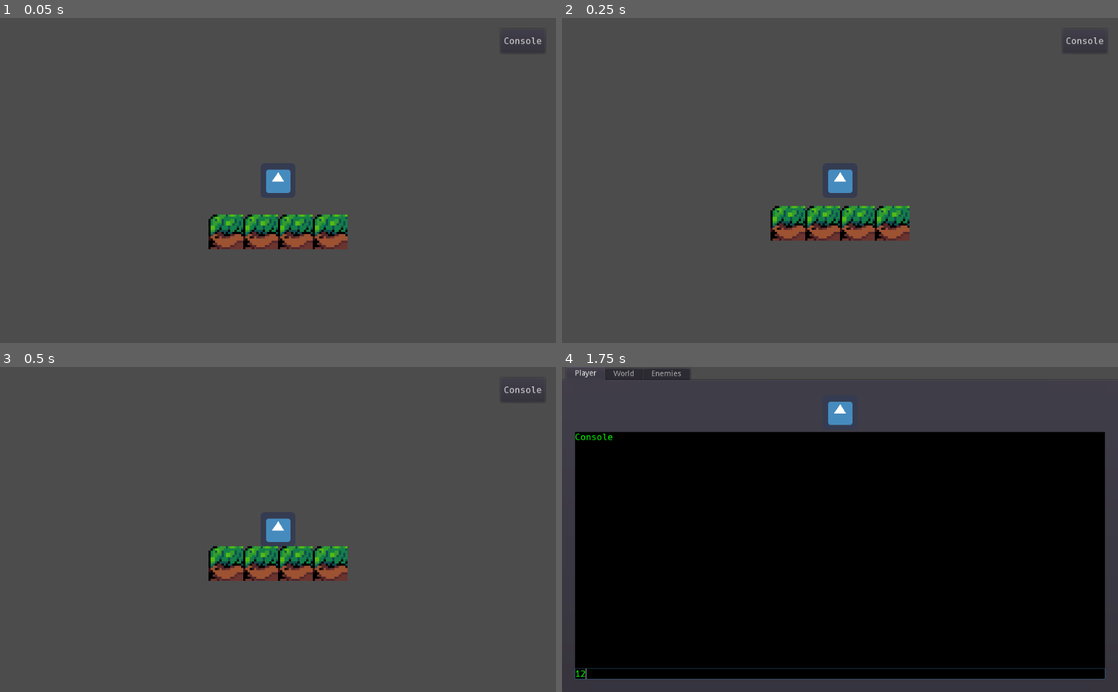
Above: before the commit, frames 1-4 (two rows, left to right).
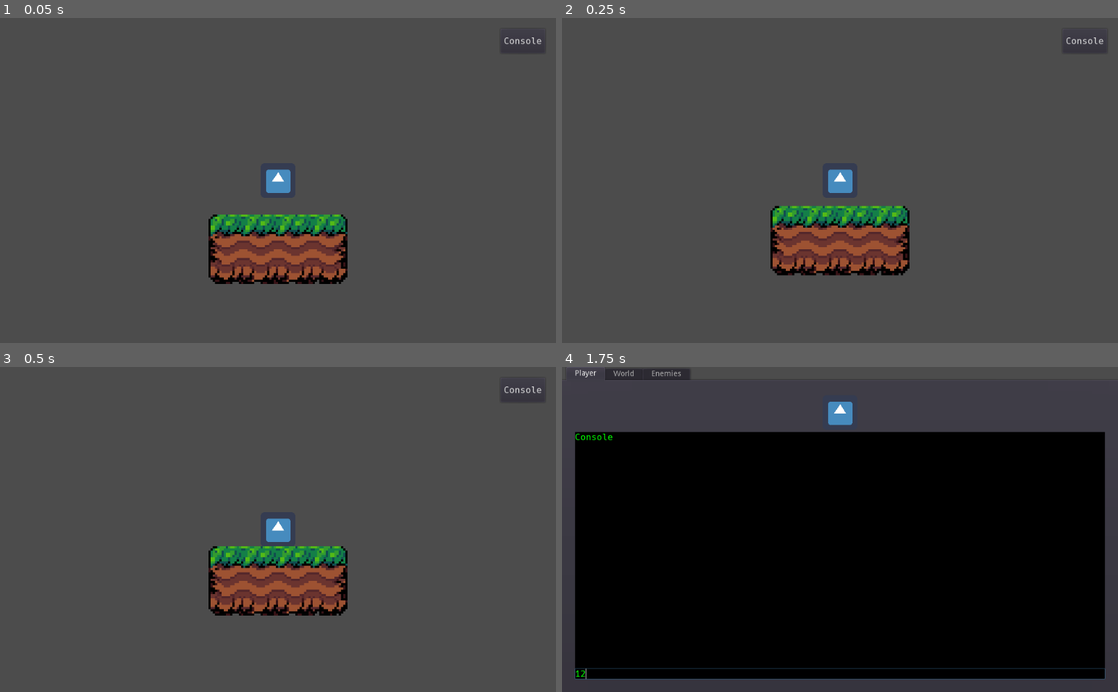
Above: after the commit, the same moments.

Repository: Tri-C-Games/CCC-Jam
Game: Godot game, scene res://World/Tutorial/Tutorial.tscn
Two runs of this game, one before a commit and one after it. Both use one fixed random seed, a clock stepped at 60 frames per second and the inputs below. The engine's default icon, where the game draws it, is replaced by a stand-in: a white triangle on a blue panel in a dark square.
Inputs (mouse positions are in pixels of both pictures, inside the frame that each line leads up to):
- Up to frame 1 (0.05 s): no input
- Up to frame 2 (0.25 s): no input
- Up to frame 3 (0.5 s): no input
- Up to frame 4 (1.75 s): click "Console" at 0.5 s; click (840, 672) at 1.27 s; type "12" at 1.35 s

The runs differ from the first frame. In frame 1, 3.0% of the frame differs, in the area x 37-63%, y 60-82%; in frame 2, 3.0%, in the area x 37-63%, y 57-80%; in frame 3, 3.0%; in frame 4, nothing differs.

Commit message:
Removed other tile sheets + Fixed tile map + Fixed controls

Diff:
--- a/UI/HUD/HUD.gd
+++ b/UI/HUD/HUD.gd
@@ -1,4 +1,5 @@
 extends CanvasLayer
 
 func open_console():
-	get_tree().change_scene("res://UI/Hacking/Hacking GUI.tscn")
+	if get_tree().change_scene("res://UI/Hacking/Hacking GUI.tscn") != OK:
+		print_debug("An error occured while attempting to open the console.")
--- a/World/Tutorial/Tutorial.tscn
+++ b/World/Tutorial/Tutorial.tscn
@@ -6,13 +6,44 @@
 [sub_resource type="ConvexPolygonShape2D" id=1]
 points = PoolVector2Array( 0, 0, 64, 0, 64, 64, 0, 64 )
 
-[sub_resource type="TileSet" id=2]
+[sub_resource type="ConvexPolygonShape2D" id=2]
+points = PoolVector2Array( 0, 0, 64, 0, 64, 64, 0, 64 )
+
+[sub_resource type="ConvexPolygonShape2D" id=3]
+points = PoolVector2Array( 0, 0, 64, 0, 64, 64, 0, 64 )
+
+[sub_resource type="ConvexPolygonShape2D" id=4]
+points = PoolVector2Array( 0, 0, 64, 0, 64, 64, 0, 64 )
+
+[sub_resource type="ConvexPolygonShape2D" id=5]
+points = PoolVector2Array( 0, 0, 64, 0, 64, 64, 0, 64 )
+
+[sub_resource type="ConvexPolygonShape2D" id=6]
+points = PoolVector2Array( 0, 0, 64, 0, 64, 64, 0, 64 )
+
+[sub_resource type="ConvexPolygonShape2D" id=7]
+points = PoolVector2Array( 0, 0, 64, 0, 64, 64, 0, 64 )
+
+[sub_resource type="ConvexPolygonShape2D" id=8]
+points = PoolVector2Array( 0, 0, 64, 0, 64, 64, 0, 64 )
+
+[sub_resource type="ConvexPolygonShape2D" id=9]
+points = PoolVector2Array( 0, 0, 64, 0, 64, 64, 0, 64 )
+
+[sub_resource type="TileSet" id=10]
 0/name = "Tile Sheet.png 0"
 0/texture = ExtResource( 2 )
 0/tex_offset = Vector2( 0, 0 )
 0/modulate = Color( 1, 1, 1, 1 )
-0/region = Rect2( 0, 0, 64, 64 )
-0/tile_mode = 0
+0/region = Rect2( 0, 0, 192, 192 )
+0/tile_mode = 2
+0/autotile/icon_coordinate = Vector2( 0, 0 )
+0/autotile/tile_size = Vector2( 64, 64 )
+0/autotile/spacing = 0
+0/autotile/occluder_map = [  ]
+0/autotile/navpoly_map = [  ]
+0/autotile/priority_map = [  ]
+0/autotile/z_index_map = [  ]
 0/occluder_offset = Vector2( 0, 0 )
 0/navigation_offset = Vector2( 0, 0 )
 0/shape_offset = Vector2( 0, 0 )
@@ -26,6 +57,54 @@
 "one_way_margin": 1.0,
 "shape": SubResource( 1 ),
 "shape_transform": Transform2D( 1, 0, 0, 1, 0, 0 )
+}, {
+"autotile_coord": Vector2( 1, 0 ),
+"one_way": false,
+"one_way_margin": 1.0,
+"shape": SubResource( 2 ),
+"shape_transform": Transform2D( 1, 0, 0, 1, 0, 0 )
+}, {
+"autotile_coord": Vector2( 2, 0 ),
+"one_way": false,
+"one_way_margin": 1.0,
+"shape": SubResource( 3 ),
+"shape_transform": Transform2D( 1, 0, 0, 1, 0, 0 )
+}, {
+"autotile_coord": Vector2( 0, 1 ),
+"one_way": false,
+"one_way_margin": 1.0,
+"shape": SubResource( 4 ),
+"shape_transform": Transform2D( 1, 0, 0, 1, 0, 0 )
+}, {
+"autotile_coord": Vector2( 2, 1 ),
+"one_way": false,
+"one_way_margin": 1.0,
+"shape": SubResource( 5 ),
+"shape_transform": Transform2D( 1, 0, 0, 1, 0, 0 )
+}, {
+"autotile_coord": Vector2( 1, 1 ),
+"one_way": false,
+"one_way_margin": 1.0,
+"shape": SubResource( 6 ),
+"shape_transform": Transform2D( 1, 0, 0, 1, 0, 0 )
+}, {
+"autotile_coord": Vector2( 0, 2 ),
+"one_way": false,
+"one_way_margin": 1.0,
+"shape": SubResource( 7 ),
+"shape_transform": Transform2D( 1, 0, 0, 1, 0, 0 )
+}, {
+"autotile_coord": Vector2( 1, 2 ),
+"one_way": false,
+"one_way_margin": 1.0,
+"shape": SubResource( 8 ),
+"shape_transform": Transform2D( 1, 0, 0, 1, 0, 0 )
+}, {
+"autotile_coord": Vector2( 2, 2 ),
+"one_way": false,
+"one_way_margin": 1.0,
+"shape": SubResource( 9 ),
+"shape_transform": Transform2D( 1, 0, 0, 1, 0, 0 )
 } ]
 0/z_index = 0
 
@@ -34,6 +113,6 @@
 [node name="Player" parent="." instance=ExtResource( 1 )]
 
 [node name="TileMap" type="TileMap" parent="."]
-tile_set = SubResource( 2 )
+tile_set = SubResource( 10 )
 format = 1
-tile_data = PoolIntArray( 131070, 0, 0, 131071, 0, 0, 65536, 0, 0, 65537, 0, 0 )
+tile_data = PoolIntArray( 131070, 0, 0, 131071, 0, 1, 65536, 0, 1, 65537, 0, 2, 196606, 0, 131072, 196607, 0, 131073, 131072, 0, 131073, 131073, 0, 131074 )
--- a/project.godot
+++ b/project.godot
@@ -47,6 +47,33 @@
  ]
 }
 
+[input]
+
+move_left={
+"deadzone": 0.5,
+"events": [ Object(InputEventKey,"resource_local_to_scene":false,"resource_name":"","device":0,"alt":false,"shift":false,"control":false,"meta":false,"command":false,"pressed":false,"scancode":65,"unicode":0,"echo":false,"script":null)
+, Object(InputEventKey,"resource_local_to_scene":false,"resource_name":"","device":0,"alt":false,"shift":false,"control":false,"meta":false,"command":false,"pressed":false,"scancode":16777231,"unicode":0,"echo":false,"script":null)
+ ]
+}
+move_right={
+"deadzone": 0.5,
+"events": [ Object(InputEventKey,"resource_local_to_scene":false,"resource_name":"","device":0,"alt":false,"shift":false,"control":false,"meta":false,"command":false,"pressed":false,"scancode":68,"unicode":0,"echo":false,"script":null)
+, Object(InputEventKey,"resource_local_to_scene":false,"resource_name":"","device":0,"alt":false,"shift":false,"control":false,"meta":false,"command":false,"pressed":false,"scancode":16777233,"unicode":0,"echo":false,"script":null)
+ ]
+}
+jump={
+"deadzone": 0.5,
+"events": [ Object(InputEventKey,"resource_local_to_scene":false,"resource_name":"","device":0,"alt":false,"shift":false,"control":false,"meta":false,"command":false,"pressed":false,"scancode":87,"unicode":0,"echo":false,"script":null)
+, Object(InputEventKey,"resource_local_to_scene":false,"resource_name":"","device":0,"alt":false,"shift":false,"control":false,"meta":false,"command":false,"pressed":false,"scancode":16777232,"unicode":0,"echo":false,"script":null)
+, Object(InputEventKey,"resource_local_to_scene":false,"resource_name":"","device":0,"alt":false,"shift":false,"control":false,"meta":false,"command":false,"pressed":false,"scancode":32,"unicode":0,"echo":false,"script":null)
+ ]
+}
+open_console={
+"deadzone": 0.5,
+"events": [ Object(InputEventKey,"resource_local_to_scene":false,"resource_name":"","device":0,"alt":false,"shift":false,"control":false,"meta":false,"command":false,"pressed":false,"scancode":72,"unicode":0,"echo":false,"script":null)
+ ]
+}
+
 [rendering]
 
 environment/default_environment="res://default_env.tres"
Binary file removed: Tiles/Tile Sheet2.png
Not shown, removed: Tiles/Tile Sheet2.png.import
Binary file removed: Tiles/Tile Sheet3.png
Not shown, removed: Tiles/Tile Sheet3.png.import
Not shown: 1 places in World/Tutorial/Tutorial.tscn that only renumber resources
